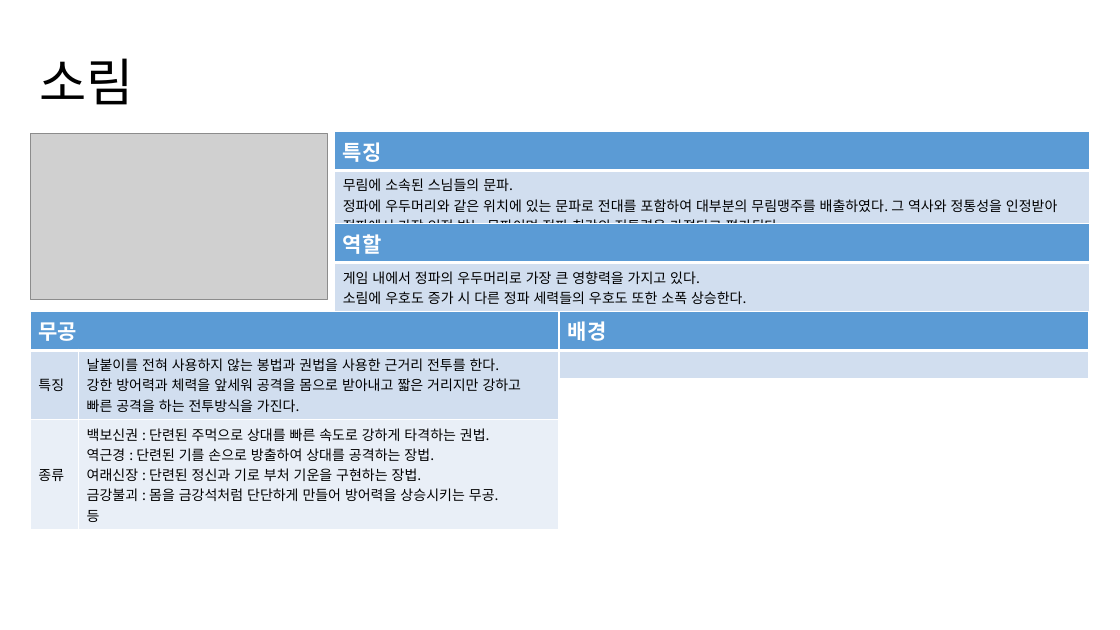
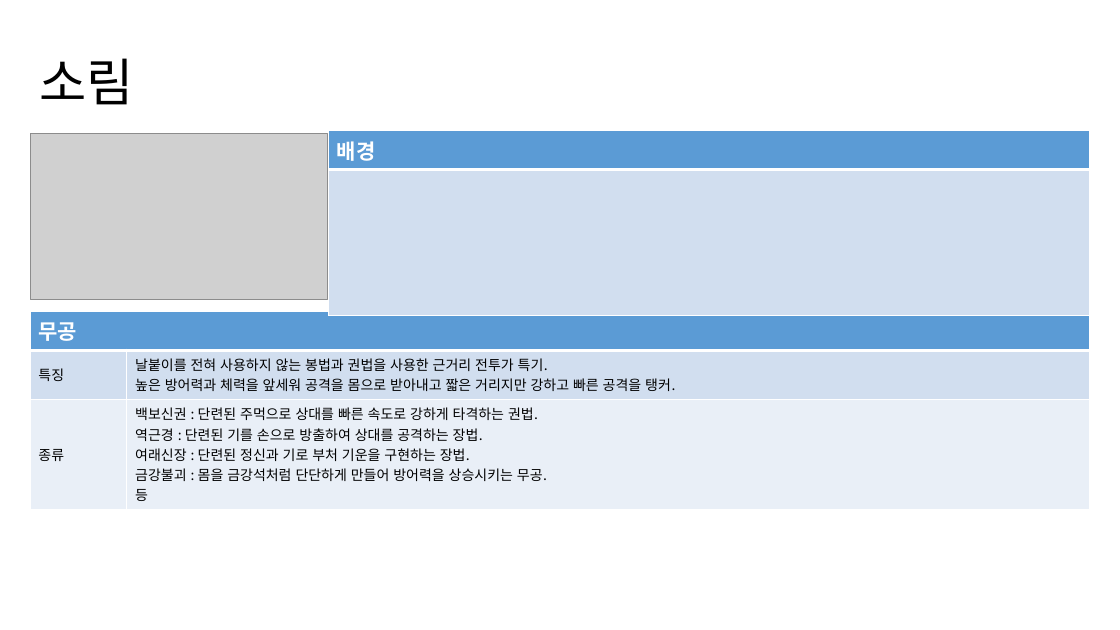
Before and after one commit to yjk0401/unityenginebasic_9th, a slide deck: slide 8 of 기획/세력 기획서.pptx. Drawn at 1120x630 pixels with LibreOffice and Linux fonts; fonts in the diff are those of the drawing; grey boxes stand for pictures. Boxes give left, top, right and bottom in pixels: in the first picture for what was removed or moved away, otherwise in the second. Text is boxed around its words. In the diff, an @@ line names an element or a change of style, - is before the commit and + after.

```diff
--- a/기획/세력 기획서.pptx
+++ b/기획/세력 기획서.pptx
@@ table: place and size @@
-table at [560,312,1088,371]
+table at [329,130,1089,310]
@@ table removed at [334,132,1089,239], 2 rows, 1 columns @@
-특징
-무림에 소속된 스님들의 문파. / 정파에 우두머리와 같은 위치에 있는 문파로 전대를 포함하여 대부분의 무림맹주를 배출하였다. 그 역사와 정통성을 인정받아 정파에서 가장 인정 받는 문파이며 정파 최강의 전투력을 가졌다고 평가된다.
@@ table removed at [334,224,1089,308], 2 rows, 1 columns @@
-역할
-게임 내에서 정파의 우두머리로 가장 큰 영향력을 가지고 있다. / 소림에 우호도 증가 시 다른 정파 세력들의 우호도 또한 소폭 상승한다.
@@ table at [30,312,1090,505] @@
-row 2, column 2: 날붙이를 전혀 사용하지 않는 봉법과 권법을 사용한 근거리 전투를 한다. / 강한 방어력과 체력을 앞세워 공격을 몸으로 받아내고 짧은 거리지만 강하고 빠른 공격을 하는 전투방식을 가진다.
+row 2, column 2: 날붙이를 전혀 사용하지 않는 봉법과 권법을 사용한 근거리 전투가 특기. / 높은 방어력과 체력을 앞세워 공격을 몸으로 받아내고 짧은 거리지만 강하고 빠른 공격을 탱커.
@@ table: place and size @@
-table at [30,312,560,526]
+table at [30,312,1090,505]
```
Also in this commit, not shown: 6 other slides changed.
